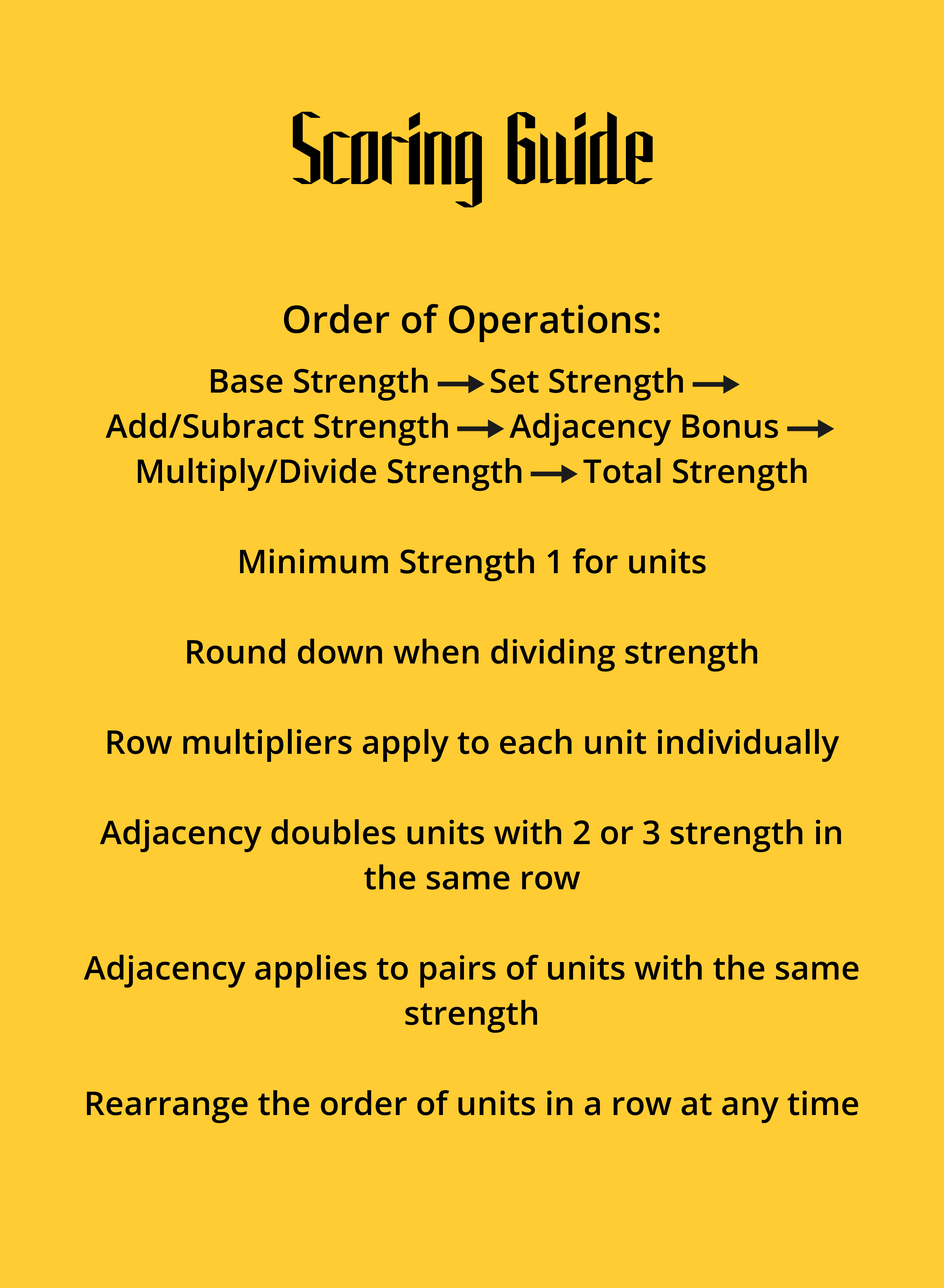
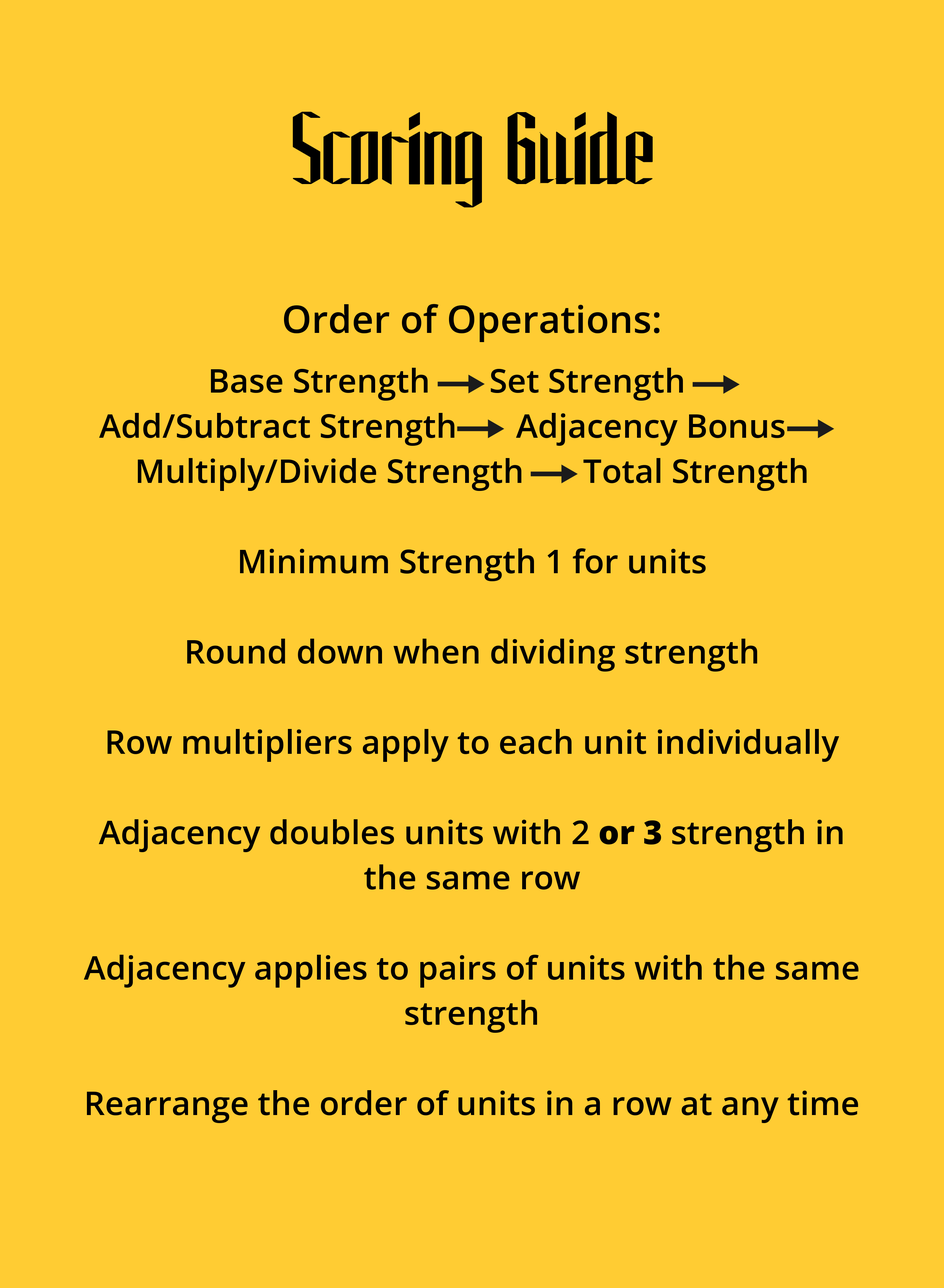
Layers edited between the first and the second 944×1288 image:
painted on "Order of Operations: ..." over (98, 412, 843, 853)
